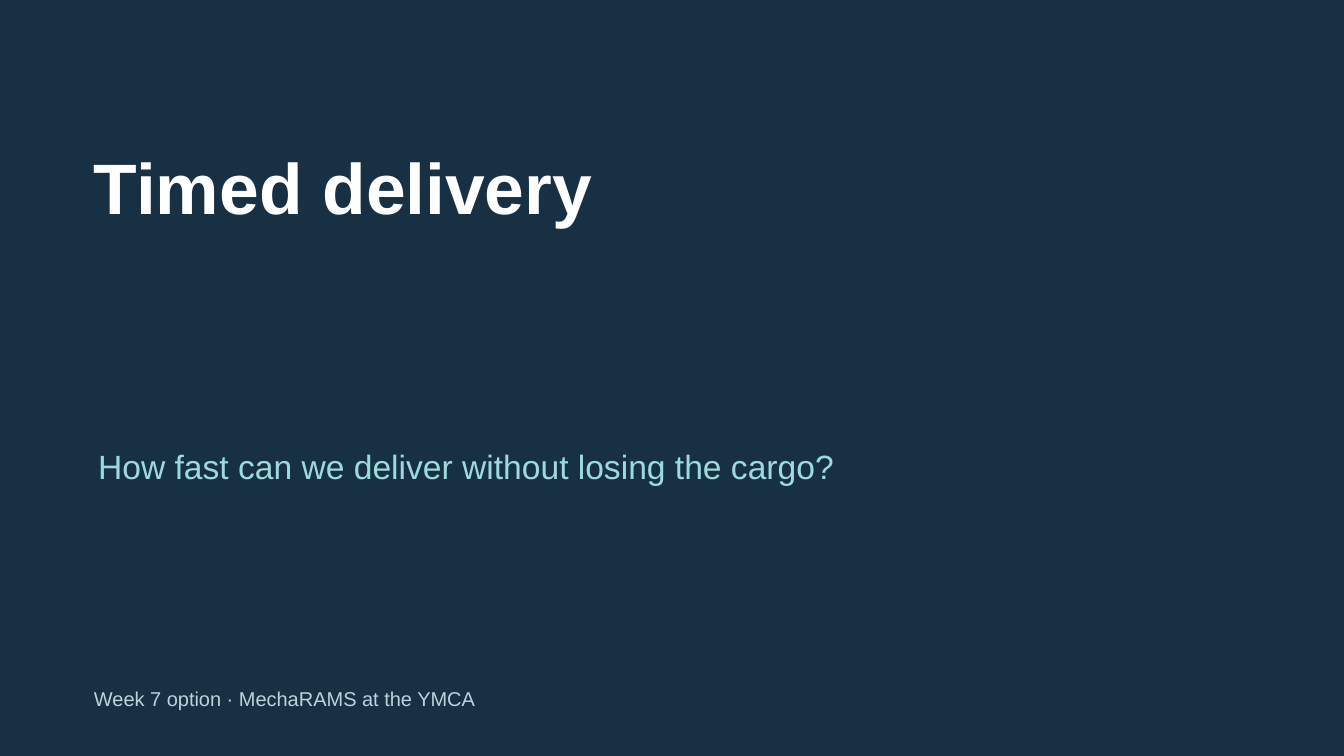
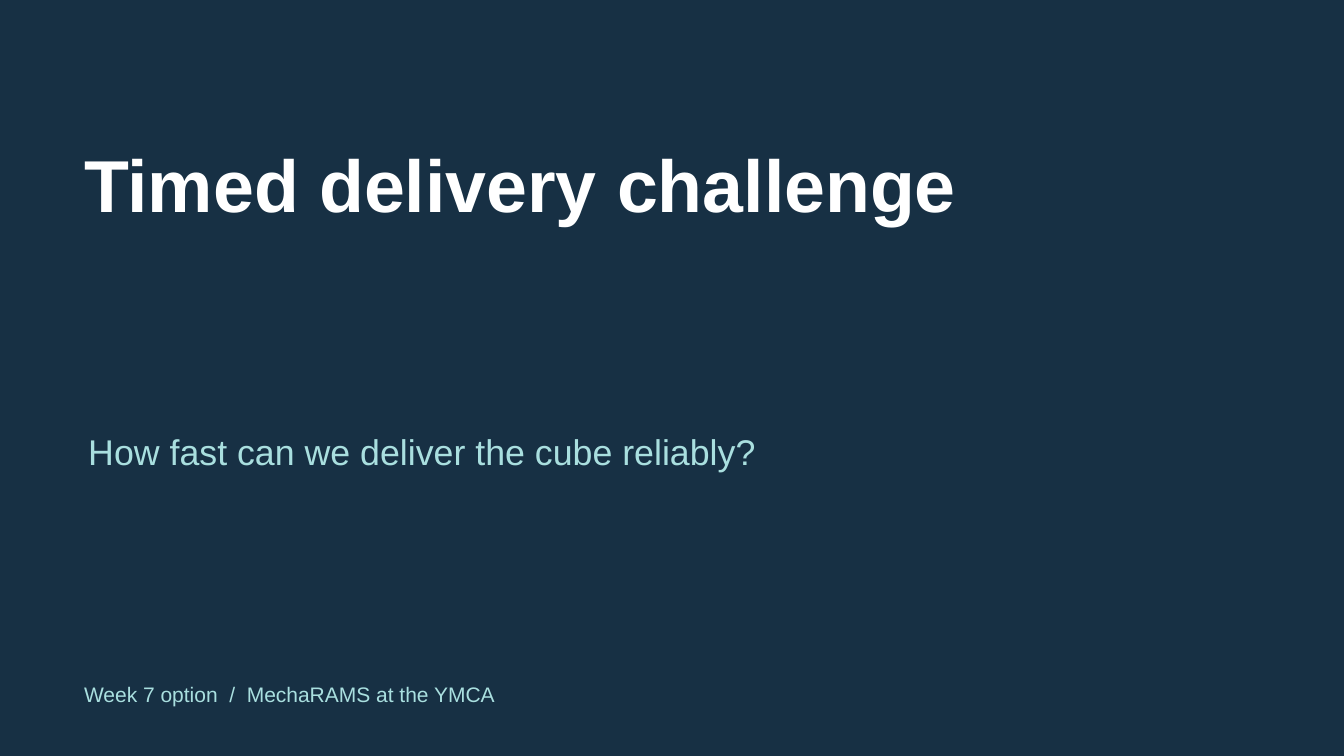
Before and after one commit to FRC999/YMCA-SPIKE-education, a slide deck: slide 1 of 03_Presentations/W07_speed_trial.pptx. Drawn at 1344x756 pixels with LibreOffice and Linux fonts; fonts in the diff are those of the drawing. Boxes give left, top, right and bottom in pixels: in the first picture for what was removed or moved away, otherwise in the second. Text is boxed around its words. In the diff, an @@ line names an element or a change of style, - is before the commit and + after.

Commit message:
Teach Week 7 timed delivery on the printed course

```diff
--- a/03_Presentations/W07_speed_trial.pptx
+++ b/03_Presentations/W07_speed_trial.pptx
@@ text at (x1=84, y1=158, x2=956, y2=226): text changed; size 51 to 52.5 pt @@
-Timed delivery
+Timed delivery challenge
@@ text at (x1=88, y1=439, x2=755, y2=472): text changed; size 24 to 25.5 pt; text colour #9DDADD to #A9DFDF @@
-How fast can we deliver without losing the cargo?
+How fast can we deliver the cube reliably?
@@ text at (x1=84, y1=687, x2=495, y2=706): text changed; size 14.2 to 15 pt; text colour #B9D4DC to #A9DFDF @@
-Week 7 option · MechaRAMS at the YMCA
+Week 7 option / MechaRAMS at the YMCA
```
Also in this commit, not shown: 1 other slide changed, 4 slides added, 4 slides removed, 8 other files.
